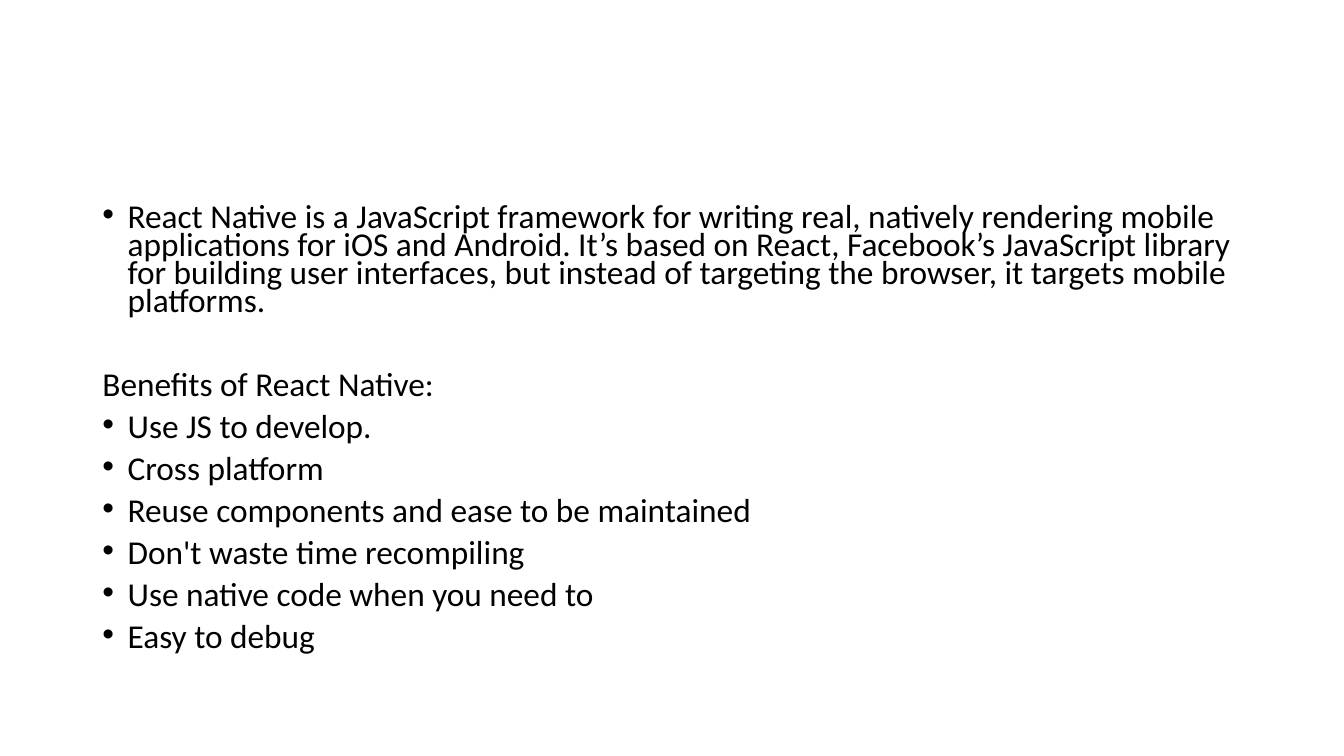
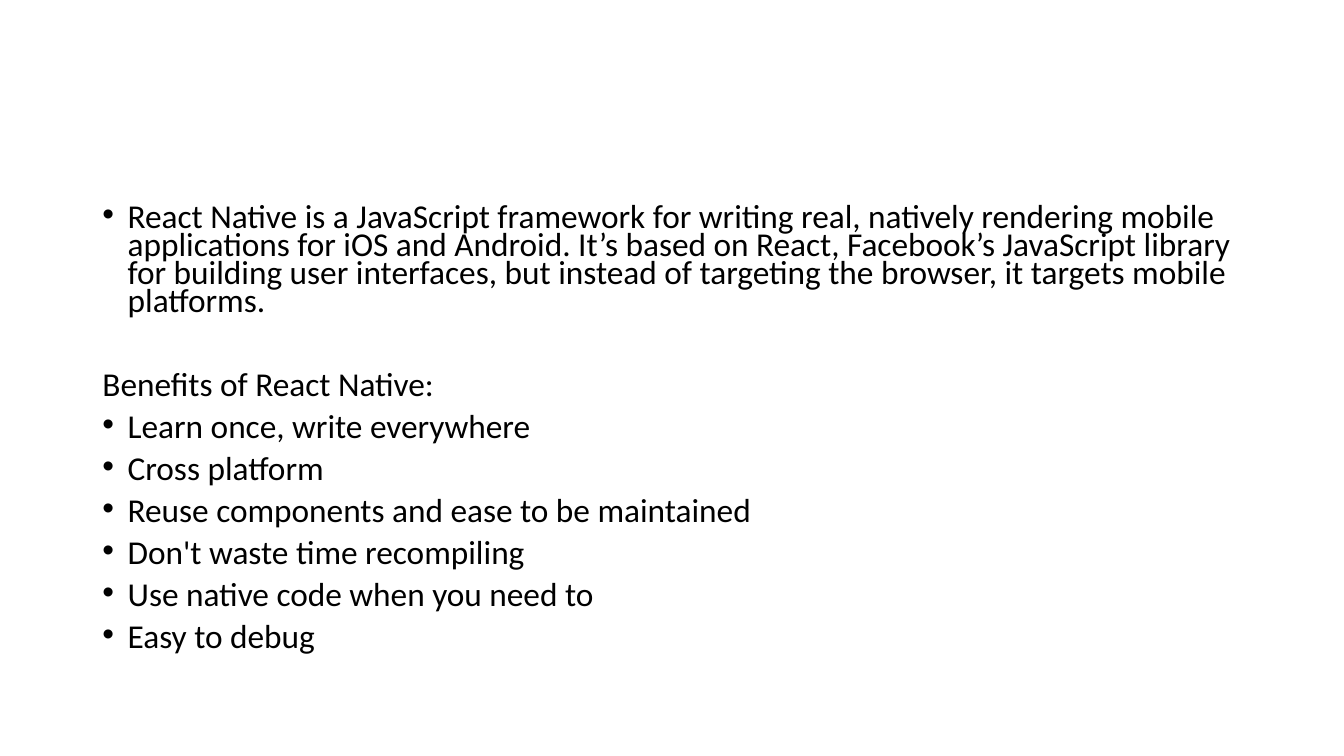
Before and after one commit to ngohungphuc/Presentation, a slide deck: slide 3 of reactnative/React Native.pptx. Drawn at 1344x756 pixels with LibreOffice and Linux fonts; fonts in the diff are those of the drawing. Boxes give left, top, right and bottom in pixels: in the first picture for what was removed or moved away, otherwise in the second. Text is boxed around its words. In the diff, an @@ line names an element or a change of style, - is before the commit and + after.

Commit message:
update

```diff
--- a/reactnative/React Native.pptx
+++ b/reactnative/React Native.pptx
@@ text at <box>128,415,530,444</box>: text changed @@
-• Use JS to develop.
+• Learn once, write everywhere
```
